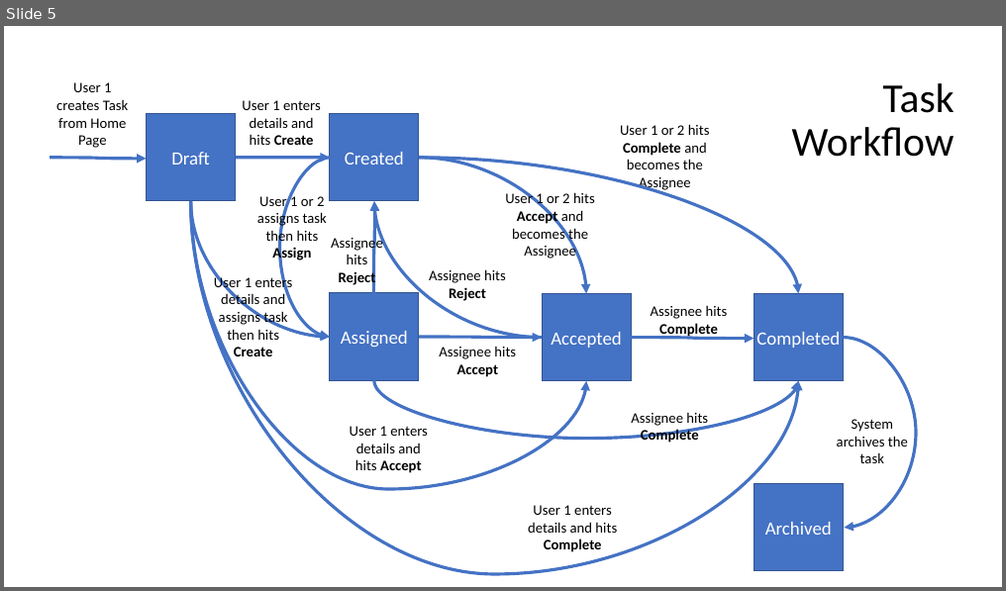
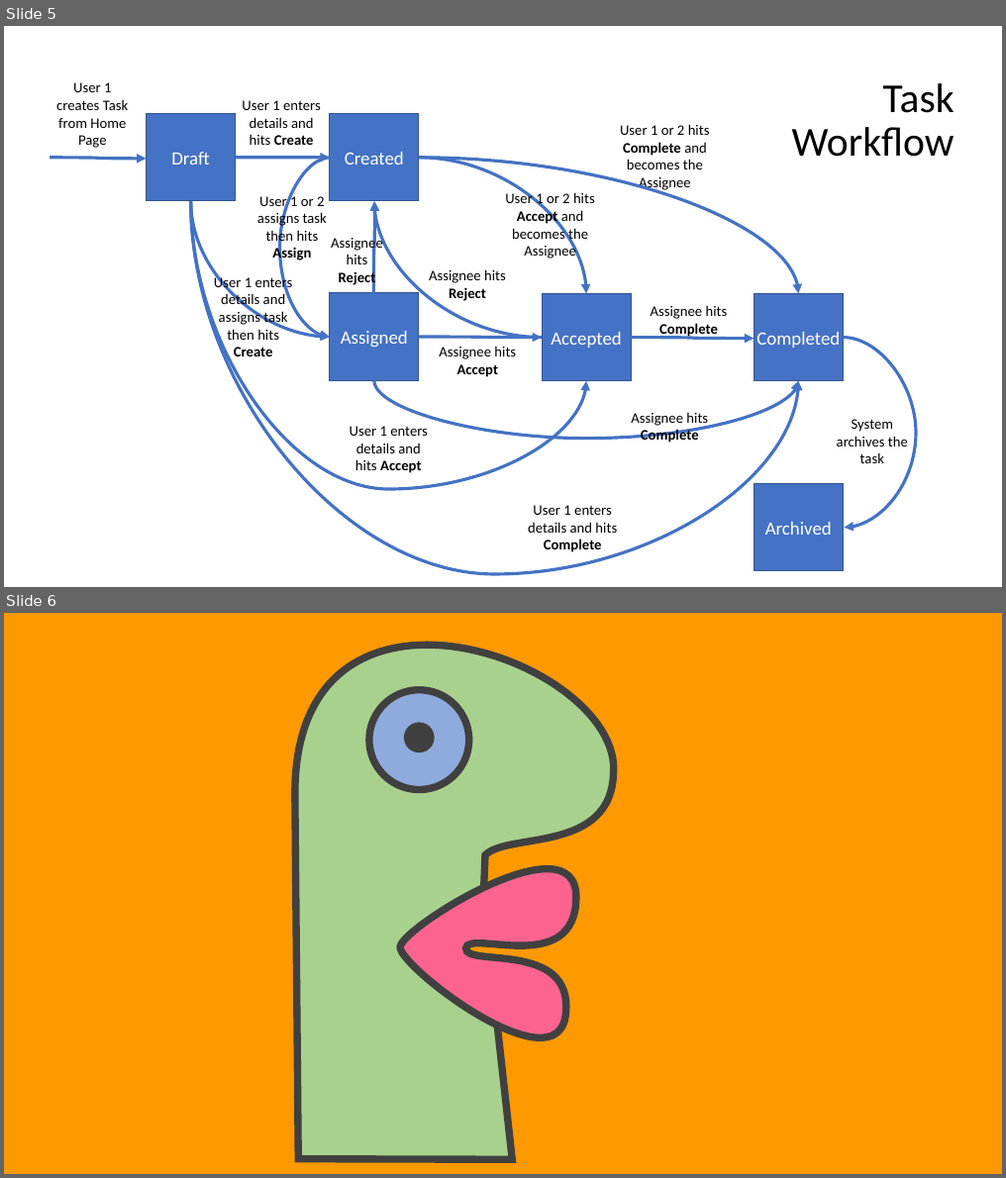
Before and after one commit to emilysmithson/careshare, a slide deck: images/CareShare.pptx. Shown one above the other, each under a label of ours: slide 5 before the commit, slides 5 and 6 after it. The pictures are 1006x591 and 1006x1178 pixels, drawn with LibreOffice and Linux fonts; fonts in the diff are those of the drawing. Boxes give left, top, right and bottom in pixels: in the first picture for what was removed or moved away, otherwise in the second. Text is boxed around its words. In the diff, an @@ line names an element or a change of style, - is before the commit and + after.

```diff
--- a/images/CareShare.pptx
+++ b/images/CareShare.pptx
@@ slide 6 added at box(4, 613, 1002, 1174), background #FF9900 @@
@@ freeform shape added at box(295, 646, 614, 1160), fill #A9D18E, outline #404040 7 pt @@
@@ ellipse added at box(369, 690, 469, 789), fill #8FAADC, outline #404040 7 pt @@
@@ ellipse added at box(408, 726, 431, 750), fill #404040, outline #404040 7 pt @@
@@ freeform shape added at box(400, 869, 576, 1039), fill #FC648F, outline #404040 7 pt @@
```
Also in this commit, not shown: 25 other files.
